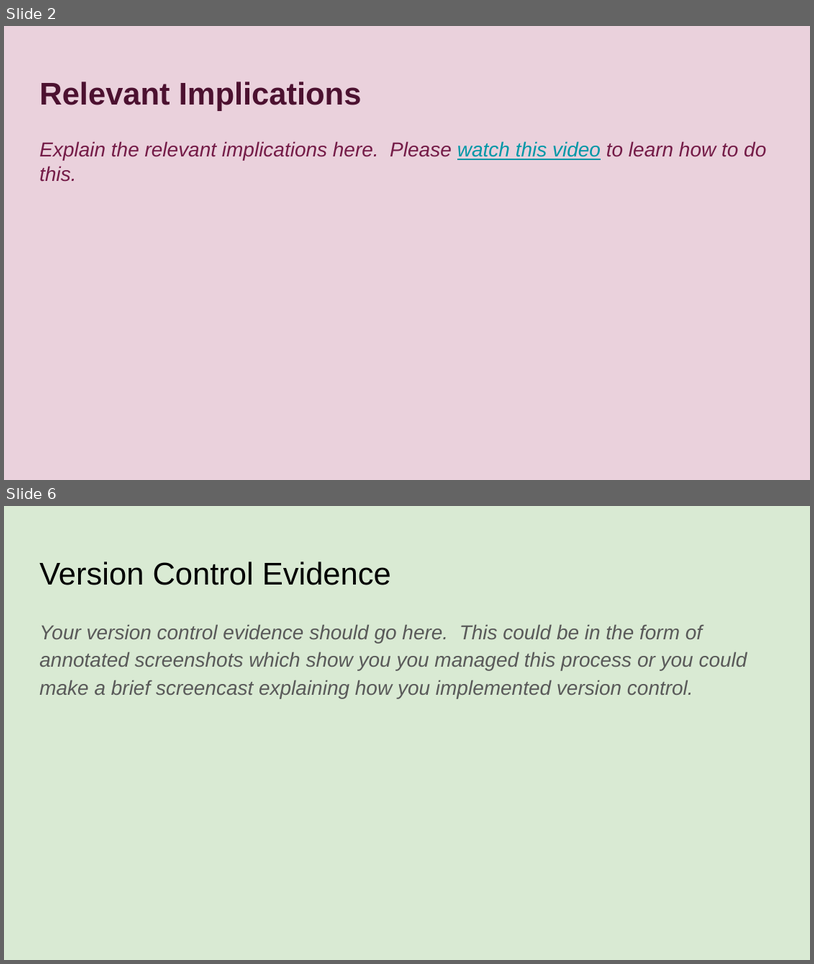
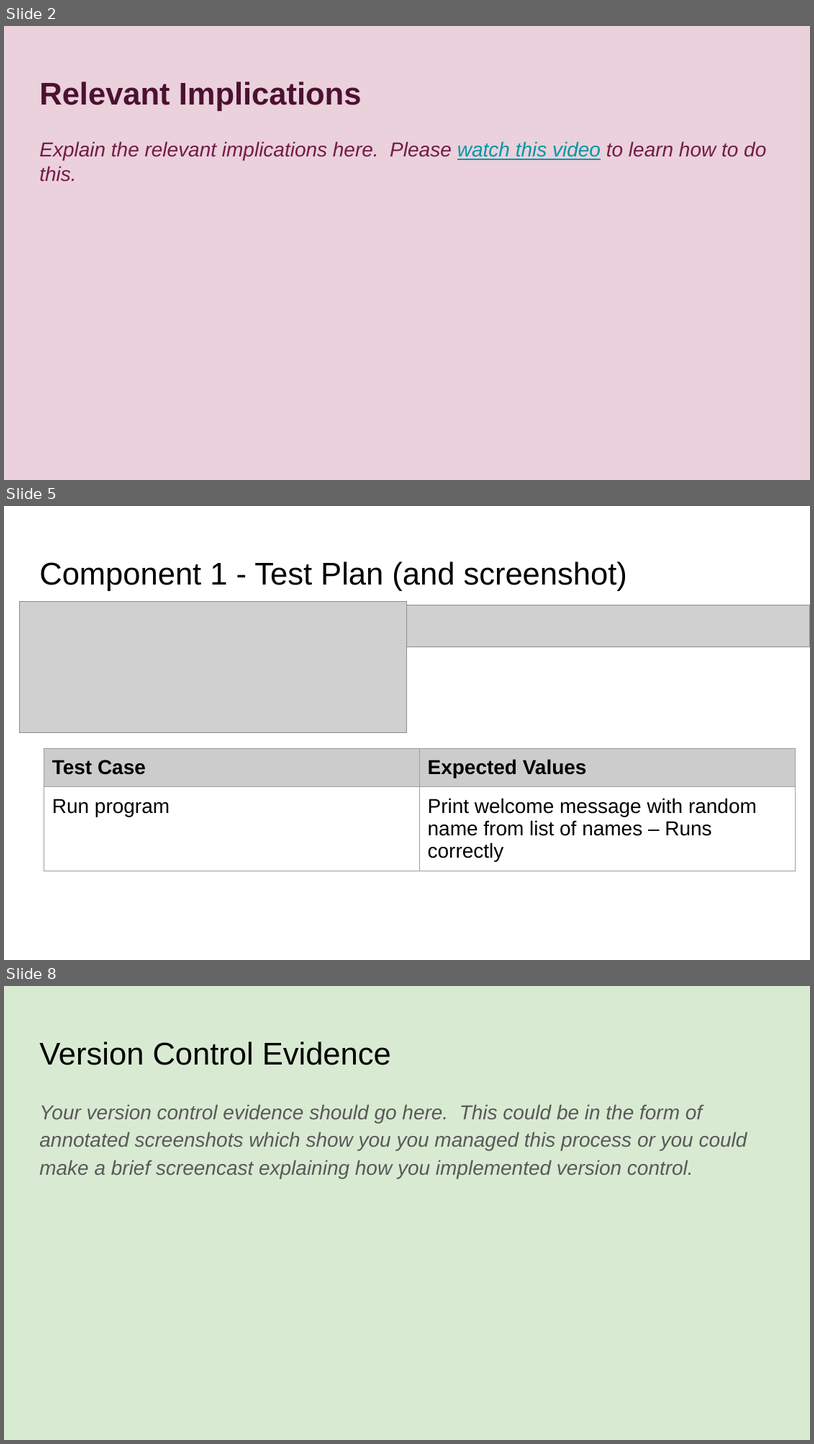
Before and after one commit to KaitlinEus/Pizza_bot, a slide deck: Python.pptx. Shown one above the other, each under a label of ours: slides 2 and 6 before the commit, slides 2, 5 and 8 after it; the slides between them are not shown. The pictures are 814x964 and 814x1444 pixels, drawn with LibreOffice and Linux fonts; fonts in the diff are those of the drawing; grey boxes stand for pictures. Boxes give left, top, right and bottom in pixels: in the first picture for what was removed or moved away, otherwise in the second. Text is boxed around its words. In the diff, an @@ line names an element or a change of style, - is before the commit and + after.

```diff
--- a/Python.pptx
+++ b/Python.pptx
@@ slide 5 added at box(4, 506, 810, 960), background #FFFFFF @@
@@ title added at box(39, 561, 628, 591), 28 pt, text #000000 @@
+Component 1 - Test Plan (and screenshot)
@@ picture added at box(19, 602, 407, 734) @@
@@ picture added at box(407, 605, 810, 647) @@
@@ table added at box(44, 748, 796, 877), 2 rows, 2 columns @@
+Test Case | Expected Values
+Run program | Print welcome message with random name from list of names – Runs correctly
@@ what was slide 6 is now slide 8 @@
```
Also in this commit, not shown: 3 slides changed, 2 other slides added, 1 slide removed.
